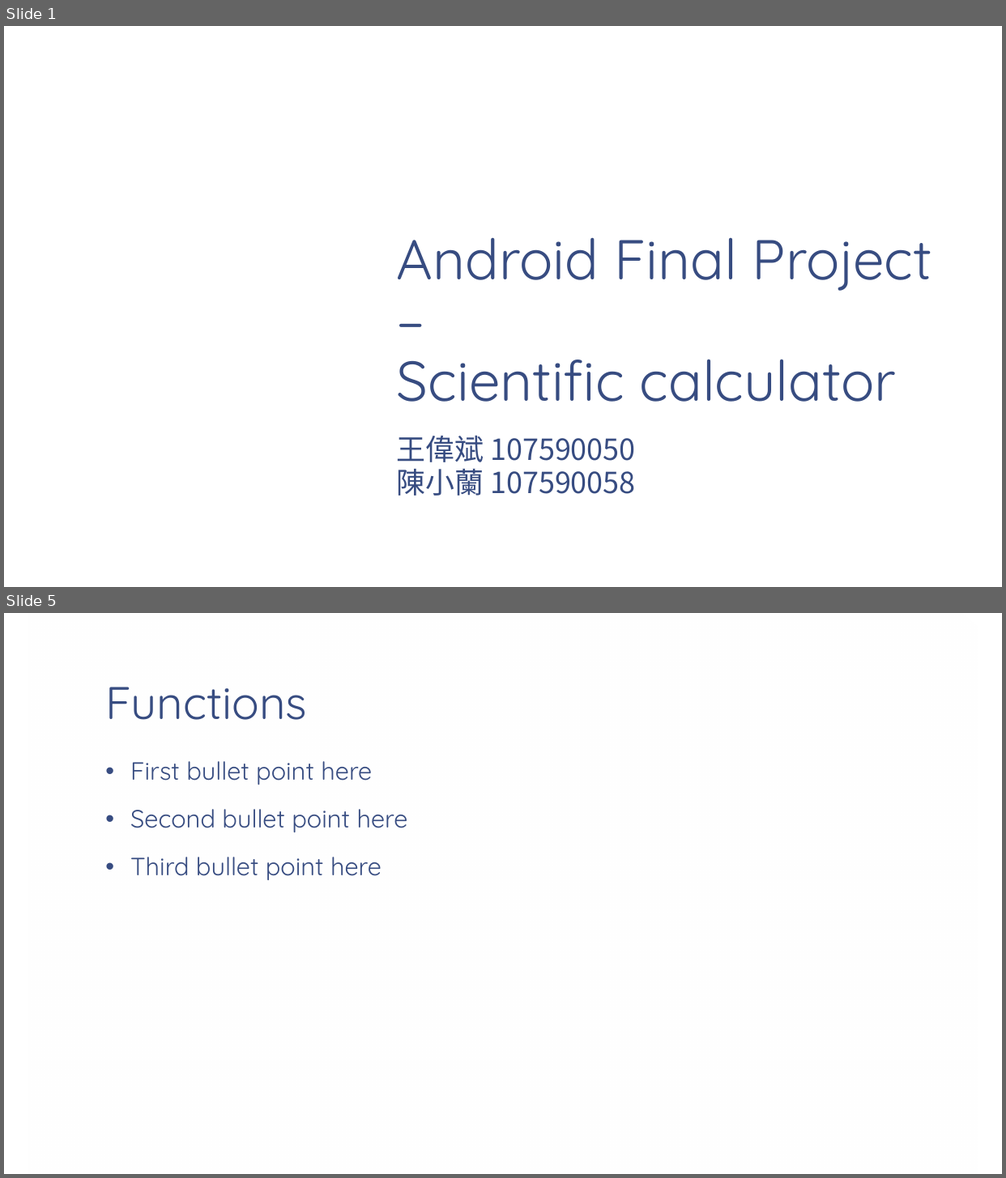
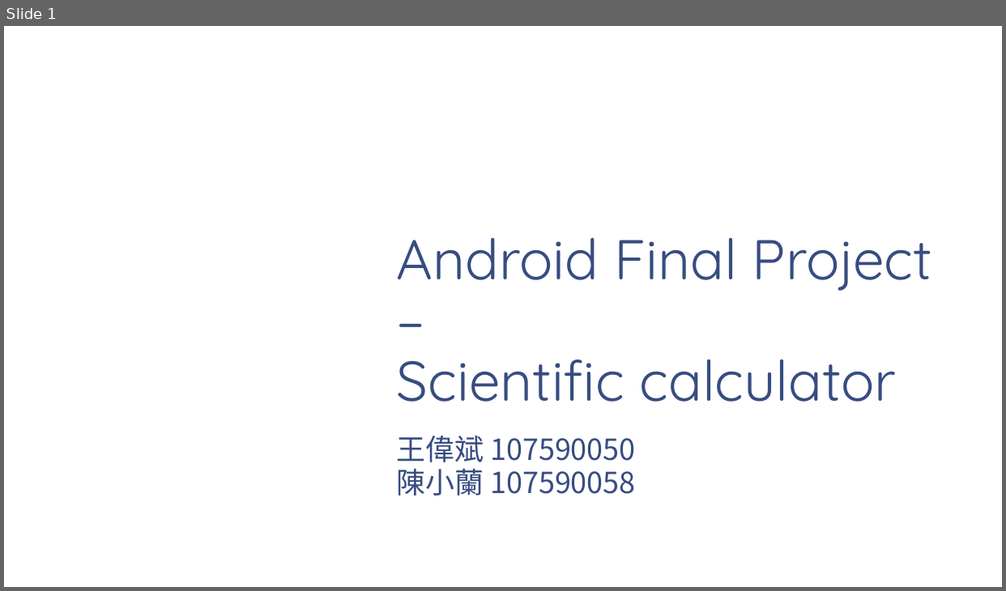
Before and after one commit to HengWeiBin/AndoridProject2020, a slide deck: Android Final Project.pptx. Shown one above the other, each under a label of ours: slides 1 and 5 before the commit, slide 1 after it; the slides between them are not shown. The pictures are 1006x1178 and 1006x591 pixels, drawn with LibreOffice and Linux fonts; fonts in the diff are those of the drawing; background and template pictures are left out. Boxes give left, top, right and bottom in pixels: in the first picture for what was removed or moved away, otherwise in the second. Text is boxed around its words. In the diff, an @@ line names an element or a change of style, - is before the commit and + after.

```diff
--- a/Android Final Project.pptx
+++ b/Android Final Project.pptx
@@ slide 5 removed at [4, 613, 1002, 1174], background picture (left out) @@
@@ rectangle removed at [28, 613, 977, 1174] @@
@@ title removed at [105, 687, 307, 720] @@
-Functions
@@ text removed at [130, 761, 408, 880] @@
-• First bullet point here
-• Second bullet point here
-• Third bullet point here
```
Also in this commit, not shown: 2 slides changed, 2 slides added, 2 other slides removed, 7 other files.
